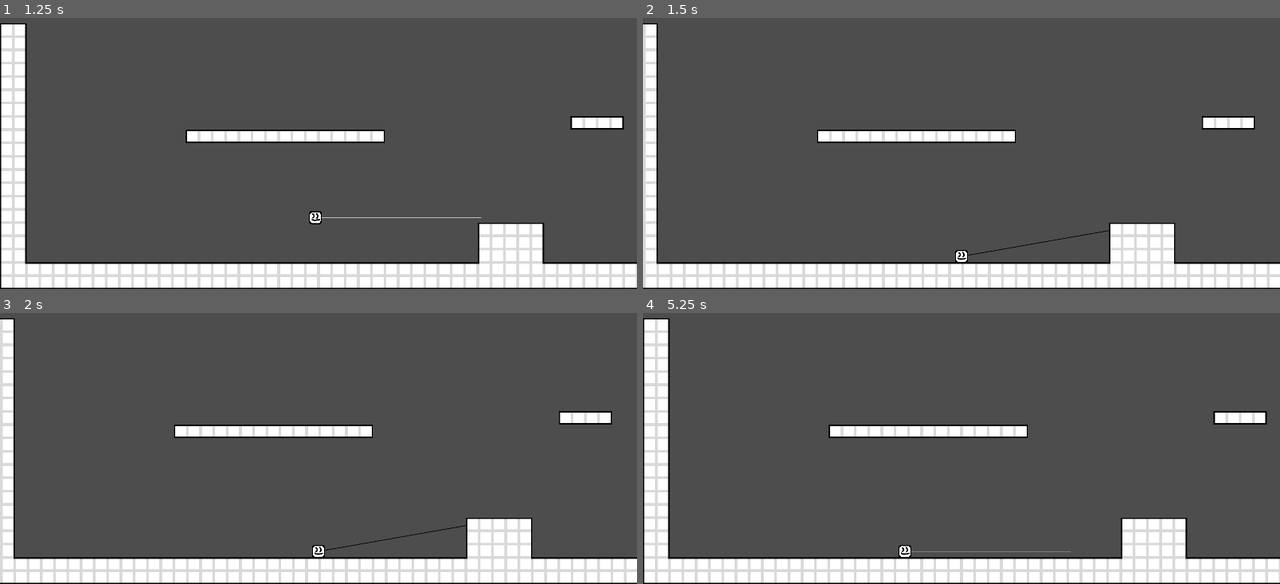
Above: before the commit, frames 1-4 (two rows, left to right).
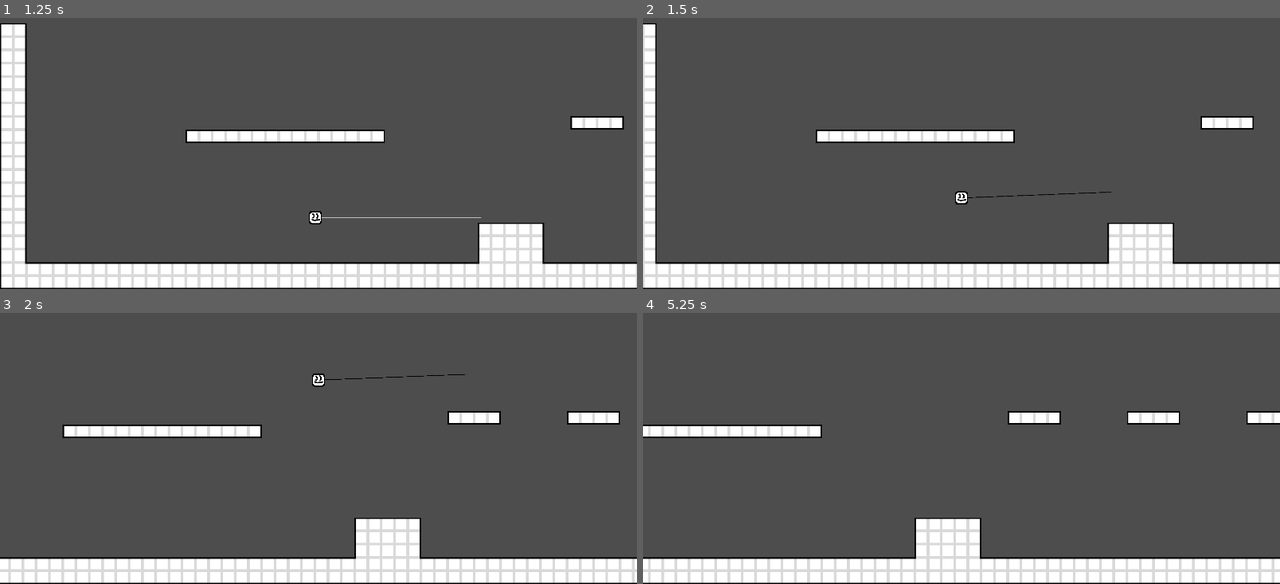
Above: after the commit, the same moments.

Repository: ADON15c/Spell-Hook
Game: Godot game, scene res://scenes/game/game.tscn
The game is run twice, just before and just after one commit, with the same random seed, the same clock (stepped at 60 frames per second) and the same inputs.
Inputs:
- Up to frame 1 (1.25 s): tap Enter at 0.5 s; hold Right (move_right) from 0.53 s (still down); tap X (grapple) at 0.6 s; tap C (jump) at 0.77 s
- Up to frame 2 (1.5 s): keep holding Right (move_right); tap X (grapple) at 1.35 s
- Up to frame 3 (2 s): keep holding Right (move_right); tap C (jump) at 1.52 s
- Up to frame 4 (5.25 s): release Right (move_right) at 2.03 s; hold Left (move_left) 2.03-2.78 s; tap X (grapple) every 0.75 s from 2.1 to 5.1 s; hold Right (move_right) 2.78-4.28 s; tap C (jump) at 3.02, 3.77, 4.52 s; hold Left (move_left) 4.28-5.03 s; hold Right (move_right) from 5.03 s (still down)

Frame 1 is identical in both runs. In frame 2, 2.7% of the frame differs, in the area x 0-100%, y 2-100%; in frame 3, 11%; in frame 4, 14%.

Commit message:
Started reworking grapple hook

Diff:
--- a/scenes/player/player_controller.gd
+++ b/scenes/player/player_controller.gd
@@ -26,6 +26,9 @@
 var grapple_pos: Vector2
 var grapple_angle: float = 0
 var grapple_angle_fixed: bool = false
+
+var grapple_dist: float
+var angular_velocity: float
 
 func _process(_delta):
 	if not grapple_angle_fixed:
@@ -82,6 +85,7 @@
 
 	# Horizontal Movement
 	var direction = Input.get_axis("move_left", "move_right")
+	print(direction)
 	direction = 1 if (direction > 0) else -1 if (direction < 0) else 0
 
 	if (facing_left and direction>0):
@@ -103,16 +107,27 @@
 # --------------------------
 
 func _physics_process_grapple(delta):
+	#print(get_polar_position())
+
+	#
+	var polar_pos: Vector2 = get_polar_position()
+	polar_pos = Vector2(grapple_dist, polar_pos.y + (angular_velocity/polar_pos.x)*delta)
+	#print(angular_velocity*delta, " ", polar_pos.y)
+	set_position_polar(polar_pos)
+	#print(grapple_dist)
+	#set_position_polar(Vector2(grapple_dist, grapple_angle + PI))
+
 	if Input.is_action_just_pressed("grapple"):
 		player_state = State.NORMAL
+	#
+	## Add the gravity.
+	#if not is_on_floor():
+		#velocity.y = move_toward(velocity.y, MAX_FALL, GRAVITY * delta)
+	#
+	#project_velocity()
+	#move_and_slide()
+	#queue_redraw()
 
-	# Add the gravity.
-	if not is_on_floor():
-		velocity.y = move_toward(velocity.y, MAX_FALL, GRAVITY * delta)
-
-	project_velocity()
-	move_and_slide()
-	queue_redraw()
 
 
 func create_grapple():
@@ -125,6 +140,8 @@
 		return
 
 	grapple_pos = result.position
+	angular_velocity = 1000.0
+	grapple_dist = grapple_pos.distance_to(position)
 	player_state = State.GRAPPLE
 
 	project_velocity()
@@ -139,6 +156,16 @@
 
 	velocity = velocity_projected
 
+func get_polar_position() -> Vector2:
+	var ang: float = global_position.angle_to_point(grapple_pos)
+	var dist: float = grapple_pos.distance_to(position)
+	return Vector2(dist, ang)
+
+func set_position_polar(new_pos: Vector2) -> void:
+	new_pos.y -= PI
+	position.x = cos(new_pos.y)*new_pos.x + grapple_pos.x
+	position.y = sin(new_pos.y)*new_pos.x + grapple_pos.y
+
 
 # -------------------
 # ------ OTHER ------
